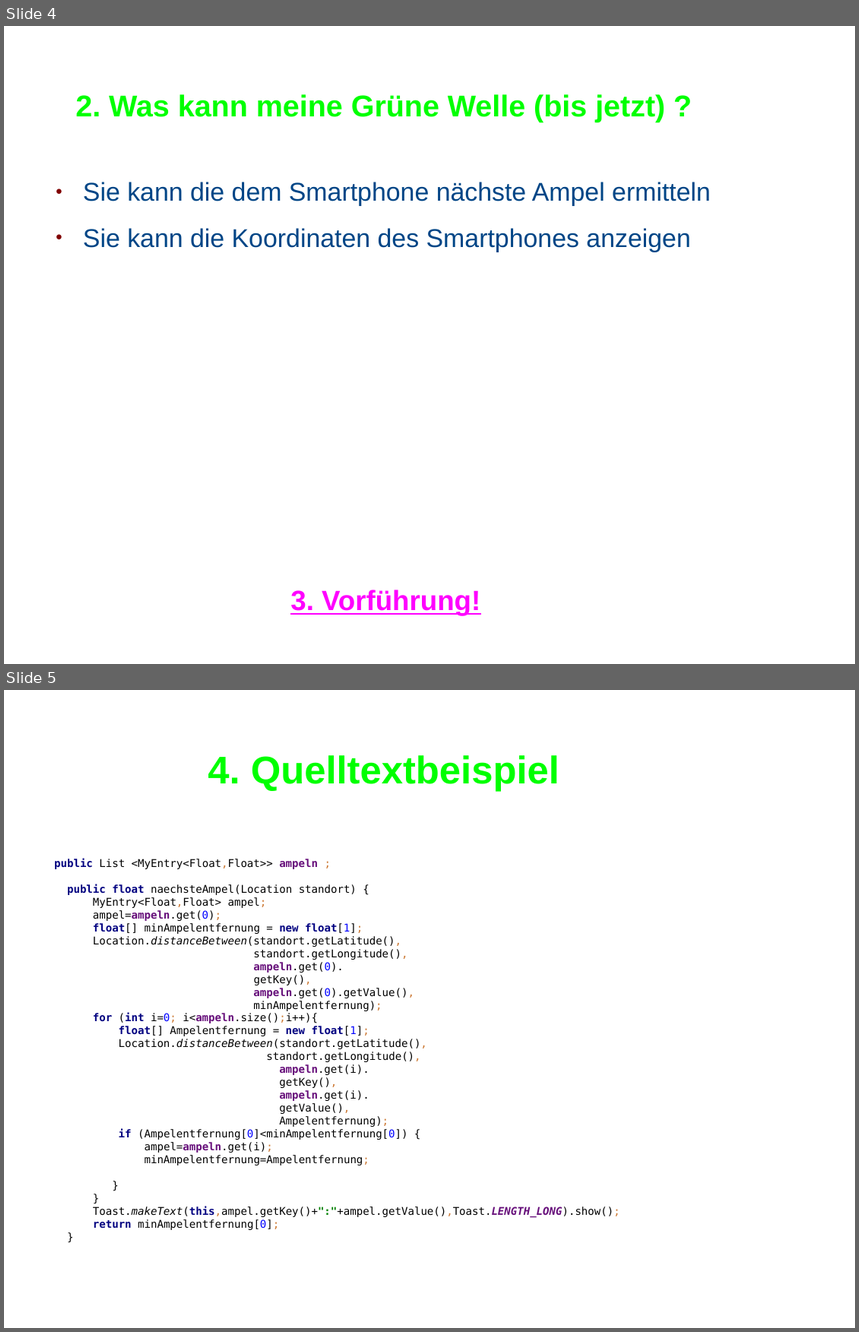
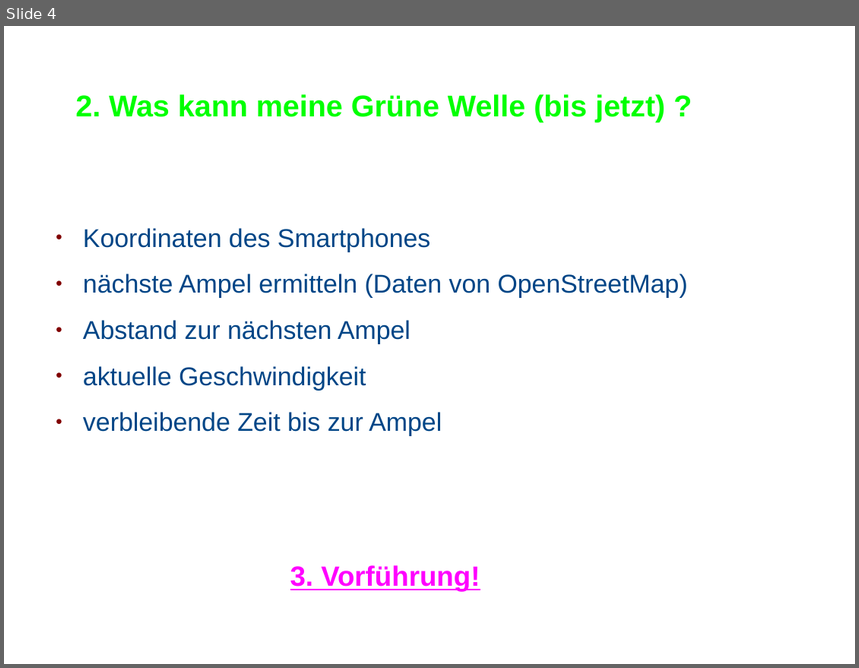
Before and after one commit to MrMariusAP/MeineGrueneWelle, a slide deck: app/src/main/res/Präsentation_MeineGrüneWelle.odp. Shown one above the other, each under a label of ours: slides 4 and 5 before the commit, slide 4 after it. The pictures are 859x1332 and 859x668 pixels, drawn with LibreOffice and Linux fonts; fonts in the diff are those of the drawing; background and template pictures are left out. Boxes give left, top, right and bottom in pixels: in the first picture for what was removed or moved away, otherwise in the second. Text is boxed around its words. In the diff, an @@ line names an element or a change of style, - is before the commit and + after.

```diff
--- a/app/src/main/res/Präsentation_MeineGrüneWelle.odp
+++ b/app/src/main/res/Präsentation_MeineGrüneWelle.odp
@@ slide 5 removed at [4, 690, 855, 1328], background picture (left out) @@
@@ title removed at [208, 755, 560, 792] @@
-4. Quelltextbeispiel
@@ text removed at [54, 858, 620, 1230] @@
-public List <MyEntry<Float,Float>> ampeln ;
-public float naechsteAmpel(Location standort) {
-MyEntry<Float,Float> ampel;
-ampel=ampeln.get(0);
-float[] minAmpelentfernung = new float[1];
-Location.distanceBetween(standort.getLatitude(),
-standort.getLongitude(),
-ampeln.get(0).
-getKey(),
-ampeln.get(0).getValue(),
-minAmpelentfernung);
-for (int i=0; i<ampeln.size();i++){
-float[] Ampelentfernung = new float[1];
-Location.distanceBetween(standort.getLatitude(),
-standort.getLongitude(),
-ampeln.get(i).
-getKey(),
-ampeln.get(i).
-getValue(),
-Ampelentfernung);
-if (Ampelentfernung[0]<minAmpelentfernung[0]) {
-ampel=ampeln.get(i);
-minAmpelentfernung=Ampelentfernung;
-}
-}
-Toast.makeText(this,ampel.getKey()+":"+ampel.getValue(),Toast.LENGTH_LONG).show();
-return minAmpelentfernung[0];
-}
@@ slide 4 changed as well @@
@@ text at [83, 228, 688, 436]: text changed @@
-● Sie kann die dem Smartphone nächste Ampel ermitteln
-● Sie kann die Koordinaten des Smartphones anzeigen
+● Koordinaten des Smartphones
+● nächste Ampel ermitteln (Daten von OpenStreetMap)
+● Abstand zur nächsten Ampel
+● aktuelle Geschwindigkeit
+● verbleibende Zeit bis zur Ampel
@@ text "3. Vorführung!": place and size @@
-text "3. Vorführung!" at [291, 590, 481, 616]
+text "3. Vorführung!" at [291, 566, 480, 591]
```
Also in this commit, not shown: 4 other slides changed, 1 other file.
